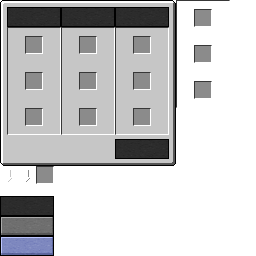
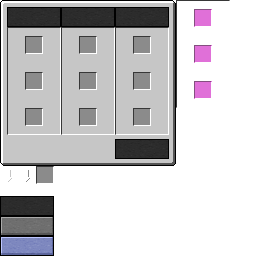
Revision of a layered 256×256 image; what changed, layer by layer:
painted on "InterfaceTalent" over (194, 9, 212, 99)
